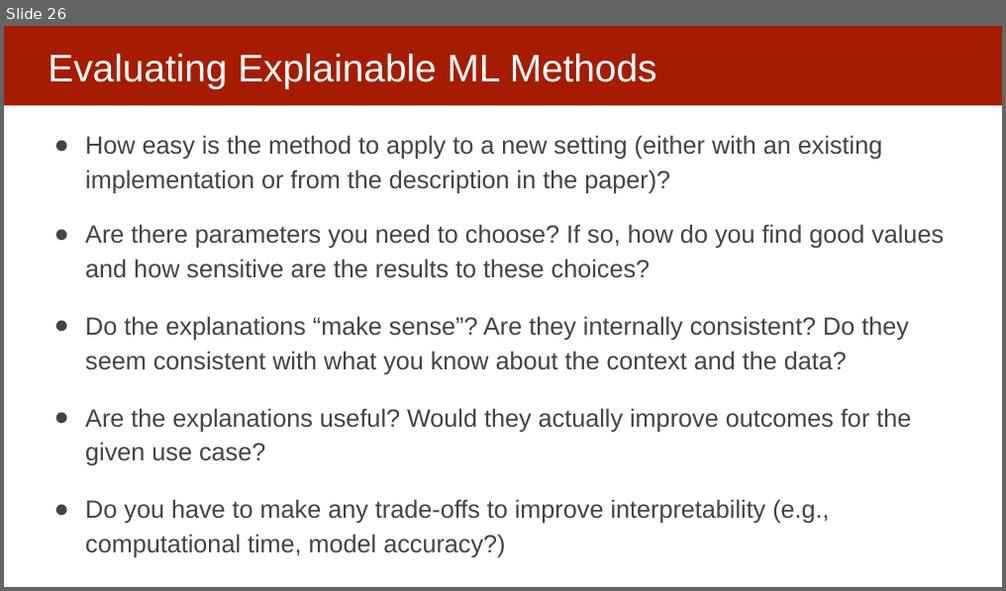
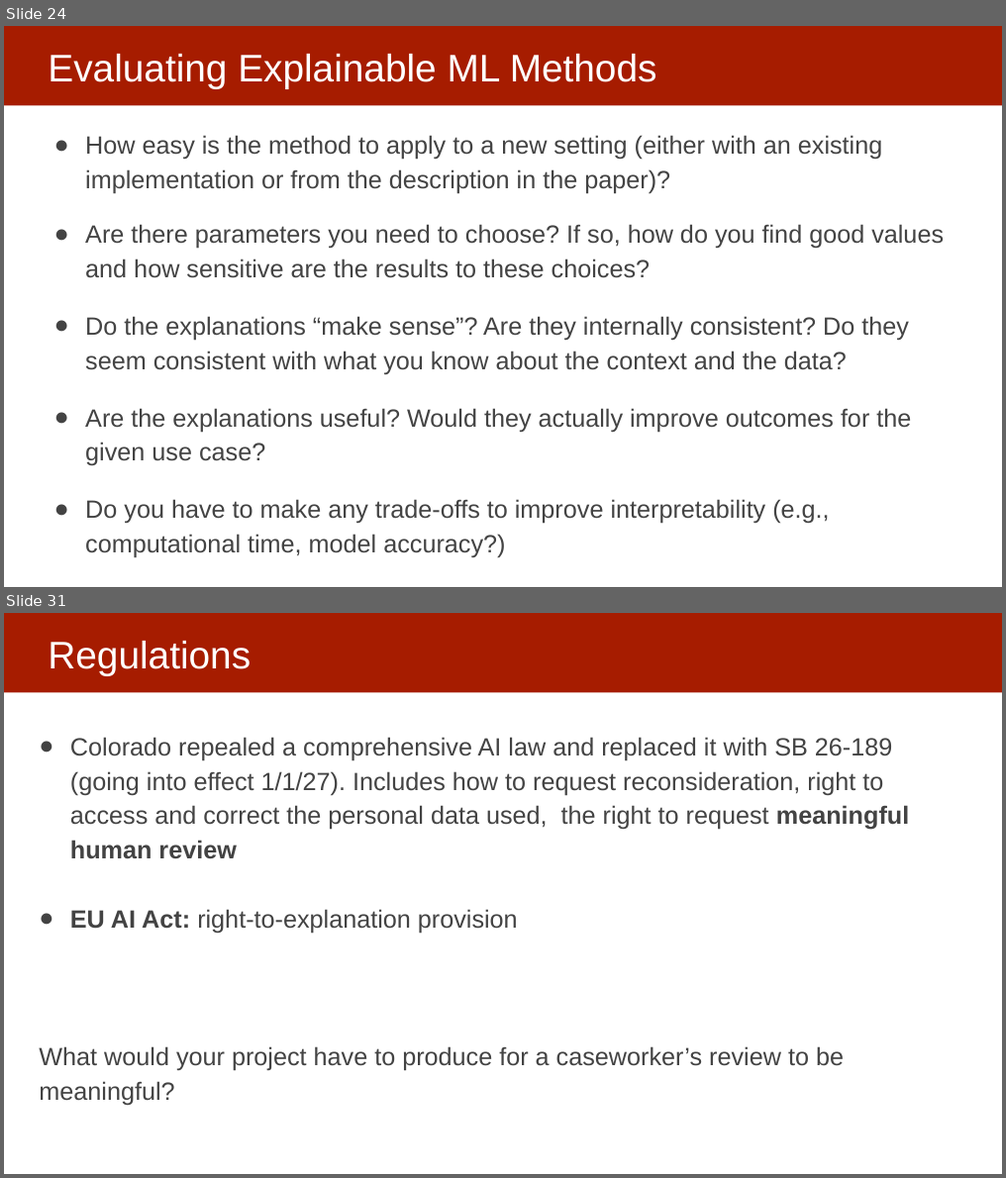
Before and after one commit to dssg/mlforpublicpolicylab, a slide deck: Lectures/16-interpretability-part-1.pptx. Shown one above the other, each under a label of ours: slide 26 before the commit, slides 24 and 31 after it; the slides between them are not shown. The pictures are 1006x591 and 1006x1178 pixels, drawn with LibreOffice and Linux fonts; fonts in the diff are those of the drawing. Boxes give left, top, right and bottom in pixels: in the first picture for what was removed or moved away, otherwise in the second. Text is boxed around its words. In the diff, an @@ line names an element or a change of style, - is before the commit and + after.

```diff
--- a/Lectures/16-interpretability-part-1.pptx
+++ b/Lectures/16-interpretability-part-1.pptx
@@ slide 31 added at (x1=4, y1=613, x2=1002, y2=1174), background #FFFFFF; not listed: 1 template element that a slide beside it also shows @@
@@ title added at (x1=48, y1=641, x2=251, y2=675), 37 pt, text #FFFFFF @@
+Regulations
@@ text added at (x1=39, y1=737, x2=909, y2=1105), 24 pt, text #434343 @@
+● Colorado repealed a comprehensive AI law and replaced it with SB 26-189 (going into effect 1/1/27). Includes how to request reconsideration, right to access and correct the personal data used, the right to request meaningful human review
+● EU AI Act: right-to-explanation provision
+What would your project have to produce for a caseworker’s review to be meaningful?
@@ what was slide 26 is now slide 24 @@
```
Also in this commit, not shown: 12 slides changed, 4 other slides added, 4 slides removed.
